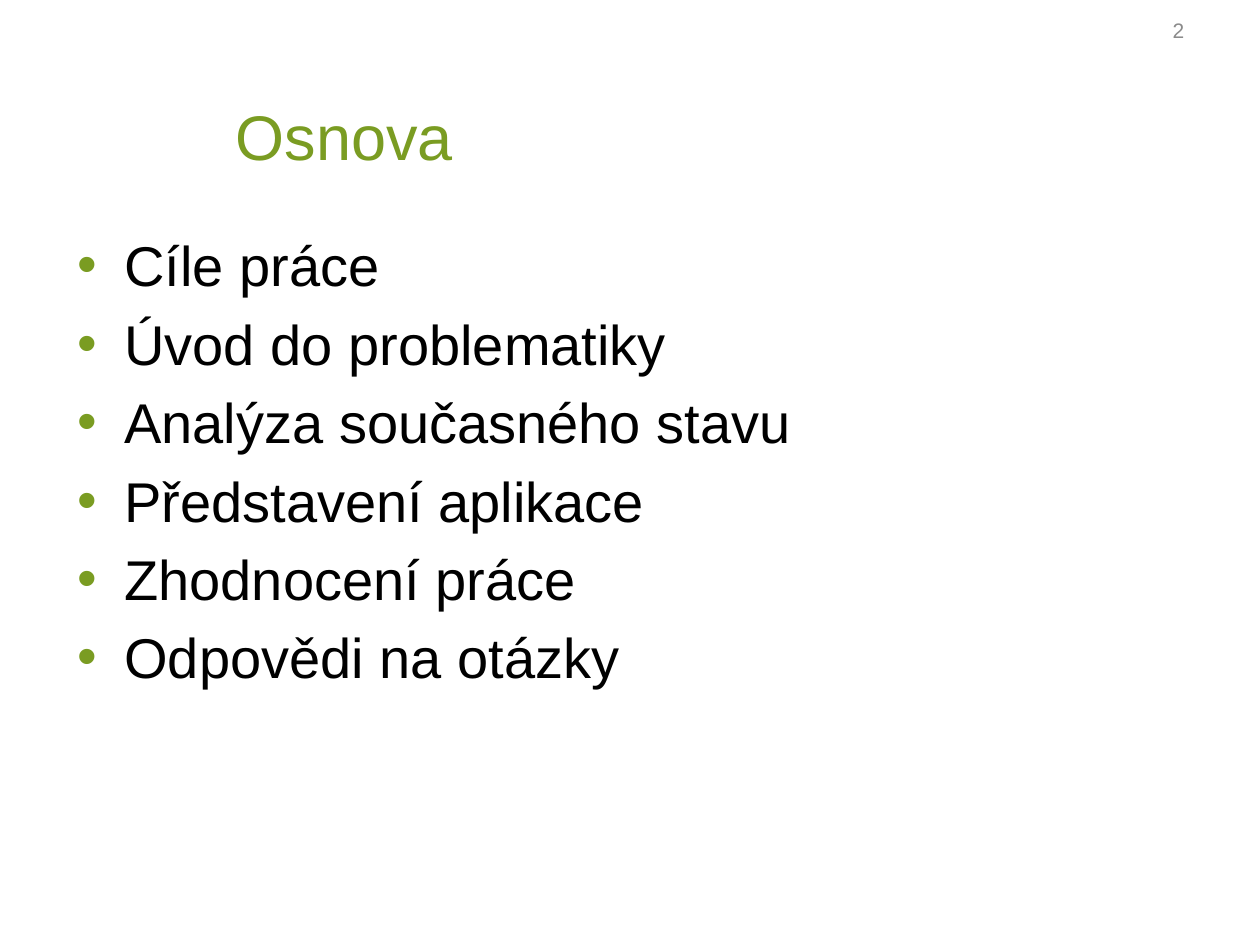
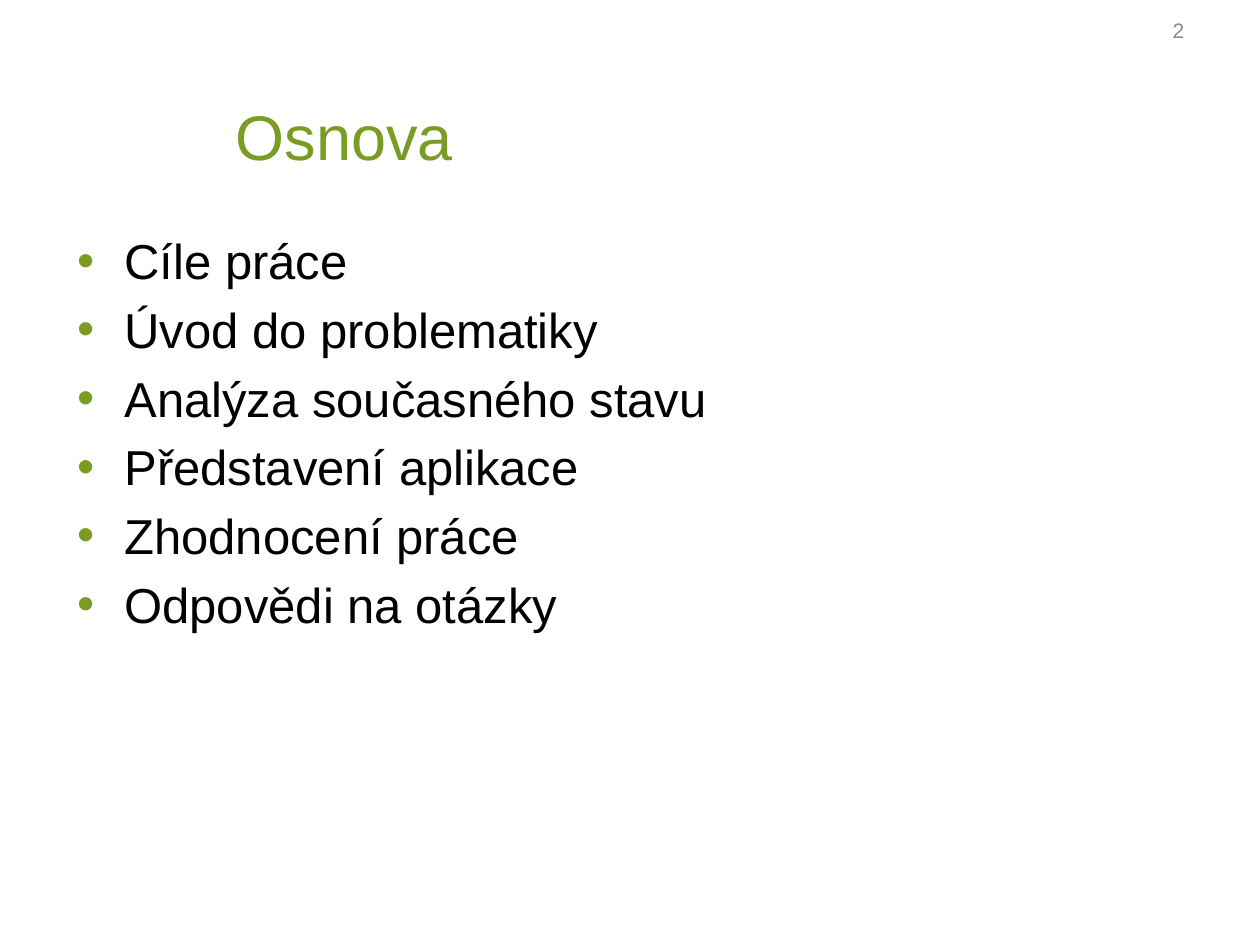
Before and after one commit to Erumoico42/diplomova_prace, a slide deck: slide 2 of prezentace_mikulik.pptx. Drawn at 1260x945 pixels with LibreOffice and Linux fonts; fonts in the diff are those of the drawing; background and template pictures are left out. Boxes give left, top, right and bottom in pixels: in the first picture for what was removed or moved away, otherwise in the second. Text is boxed around its words. In the diff, an @@ line names an element or a change of style, - is before the commit and + after.

```diff
--- a/prezentace_mikulik.pptx
+++ b/prezentace_mikulik.pptx
@@ text "Cíle práce" at (x1=124, y1=243, x2=707, y2=633): size 32 to 28 pt @@
```
Also in this commit, not shown: 6 other slides changed, 20 other files.
